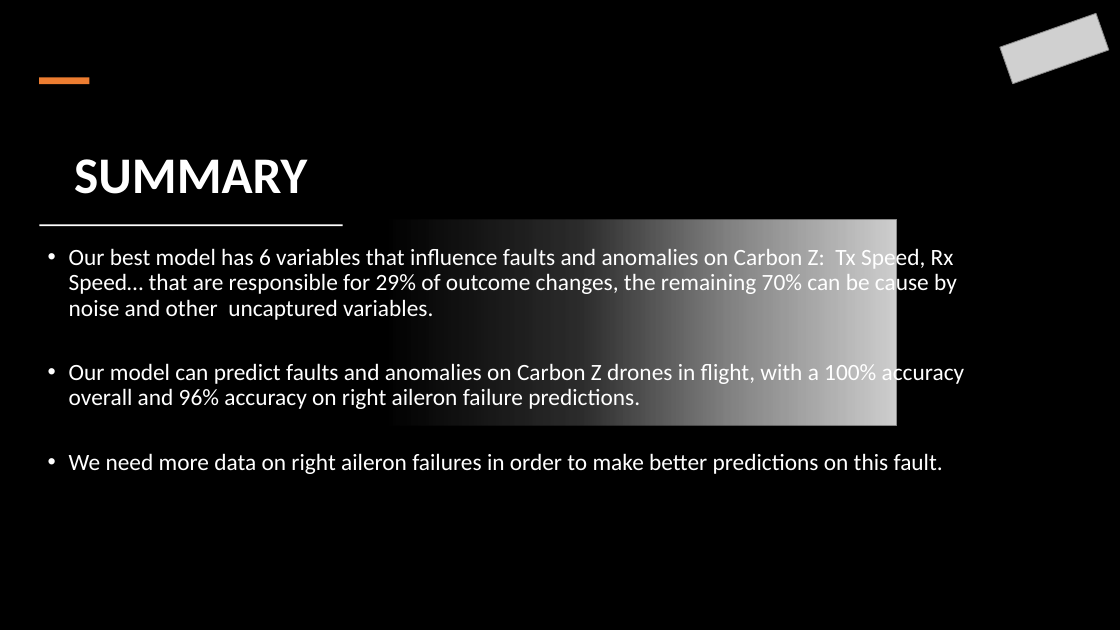
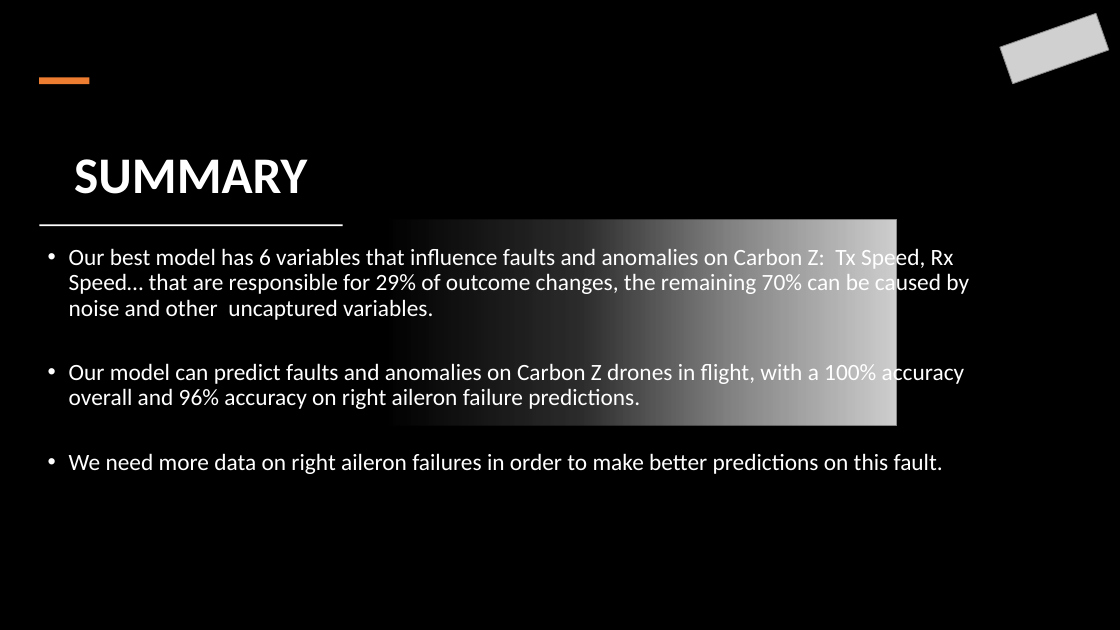
Before and after one commit to MrAshTag/Drone_Faults_Anomaly_Detection, a slide deck: slide 7 of Drone_Faults_and_Anomaly_detection.pptx (slide 6 before the commit). Drawn at 1120x630 pixels with LibreOffice and Linux fonts; fonts in the diff are those of the drawing; grey boxes stand for pictures. Boxes give left, top, right and bottom in pixels: in the first picture for what was removed or moved away, otherwise in the second. Text is boxed around its words. In the diff, an @@ line names an element or a change of style, - is before the commit and + after.

```diff
--- a/Drone_Faults_and_Anomaly_detection.pptx
+++ b/Drone_Faults_and_Anomaly_detection.pptx
@@ text at [69,245,969,320]: text changed @@
-• Our best model has 6 variables that influence faults and anomalies on Carbon Z: Tx Speed, Rx Speed… that are responsible for 29% of outcome changes, the remaining 70% can be cause by noise and other uncaptured variables.
+• Our best model has 6 variables that influence faults and anomalies on Carbon Z: Tx Speed, Rx Speed… that are responsible for 29% of outcome changes, the remaining 70% can be caused by noise and other uncaptured variables.
```
Also in this commit, not shown: 5 other slides changed, 3 slides added.
